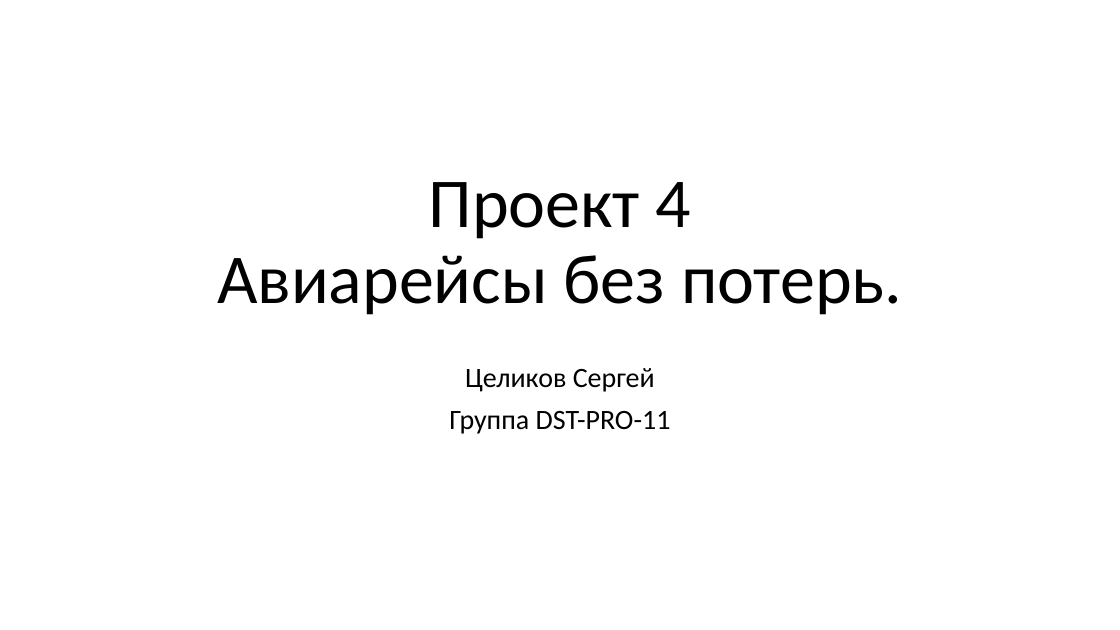
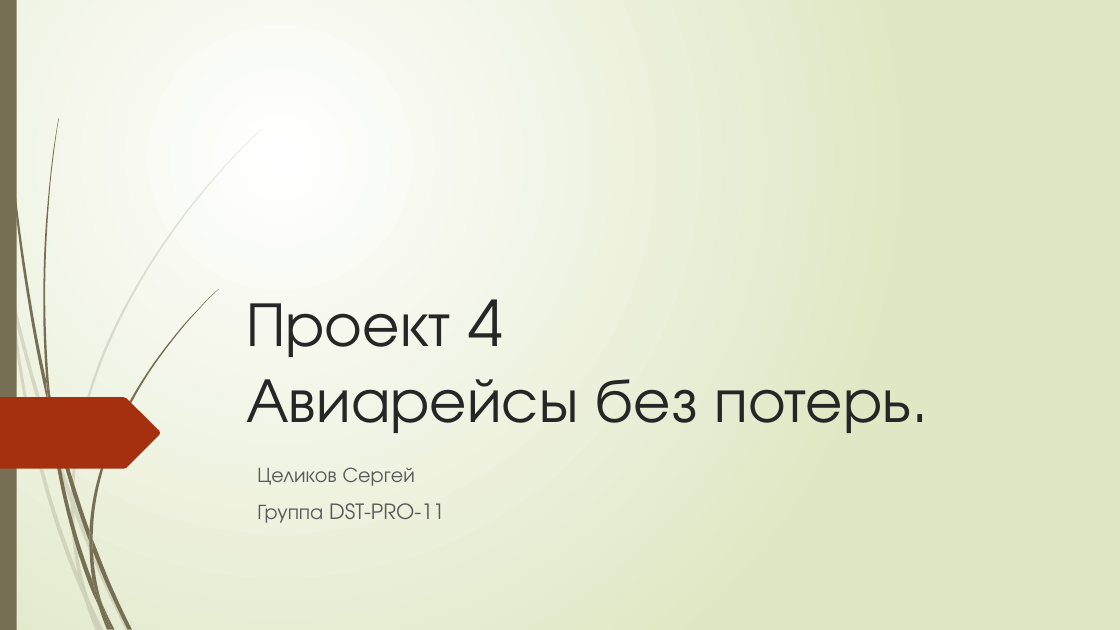
Before and after one commit to stselikov/skillfactory_rds, a slide deck: slide 1 of module_4/Project 4 Tselikov Sergey.pptx. Drawn at 1120x630 pixels with LibreOffice and Linux fonts; fonts in the diff are those of the drawing. Boxes give left, top, right and bottom in pixels: in the first picture for what was removed or moved away, otherwise in the second. Text is boxed around its words. In the diff, an @@ line names an element or a change of style, - is before the commit and + after.

```diff
--- a/module_4/Project 4 Tselikov Sergey.pptx
+++ b/module_4/Project 4 Tselikov Sergey.pptx
@@ background #FFFFFF to gradient #FFFFFF to #DFE8C4 @@
@@ rectangle added at (0,0,17,630), fill #766F54 @@
@@ title "Проект 4 Авиарейсы без потерь.": place and size @@
-title "Проект 4 Авиарейсы без потерь." at (217,182,902,315)
+title "Проект 4 Авиарейсы без потерь." at (246,299,911,433)
@@ title "Проект 4 Авиарейсы без потерь." at (246,299,911,433): size 60 to 54 pt, font Calibri to TeX Gyre Adventor, text colour #000000 to #262626; alignment centre to left; line spacing 0.9 to 1 @@
@@ freeform shape added at (0,397,160,469), fill #A53010 @@
@@ subtitle "Целиков Сергей": place and size @@
-subtitle "Целиков Сергей" at (449,368,671,434)
+subtitle "Целиков Сергей" at (257,467,444,523)
@@ subtitle "Целиков Сергей" at (257,467,444,523): size 24 to 18 pt, font Calibri to TeX Gyre Adventor, text colour #000000 to #595959; alignment centre to left; line spacing 0.9 to 1 @@
@@ group added at (0,129,262,630): 10 freeform shapes @@
@@ group added at (3,0,218,630): 12 freeform shapes @@
```
Also in this commit, not shown: 5 other slides changed, 2 slides added, 1 other file.
